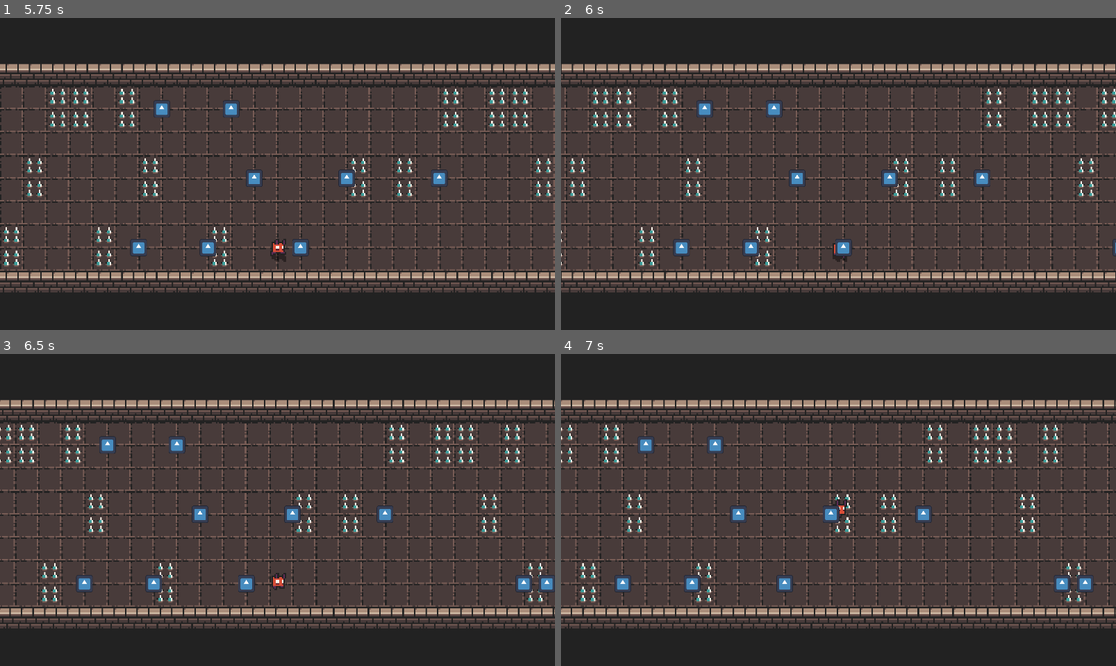
Above: before the commit, frames 1-4 (two rows, left to right).
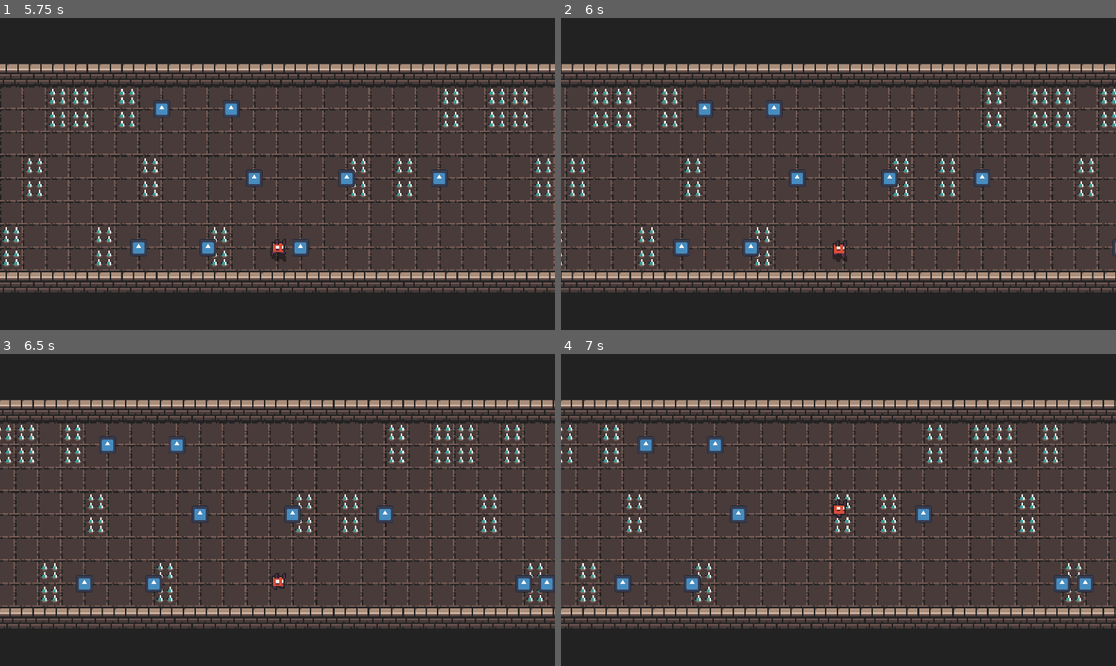
Above: after the commit, the same moments.

Repository: fericfl/escape-the-hell
Game: Godot game, scene res://Scenes/infinite_run.tscn
Two runs of this game, one before a commit and one after it. Both use one fixed random seed, a clock stepped at 60 frames per second and the inputs below. The engine's default icon, where the game draws it, is replaced by a stand-in: a white triangle on a blue panel in a dark square.
Inputs (mouse positions are in pixels of both pictures, inside the frame that each line leads up to):
- Up to frame 1 (5.75 s): move the mouse to (399, 158) at 0.52 s; hold D (move_right) 0.53-1.28 s; click (399, 158) at 0.6 s; tap Space (jump) at 0.77, 1.52, 3.02, 3.77, 4.52 s; move the mouse to (166, 189) at 1.27 s; hold S (change_lane_down) 1.28-2.03 s; click (166, 189) at 1.35 s; move the mouse to (333, 105) at 2.02 s; hold D (move_right) 2.03-2.78 s; click (333, 105) at 2.1 s; move the mouse to (249, 236) at 2.77 s; hold W (change_lane_up) 2.78-3.53 s; click (249, 236) at 2.85 s; move the mouse to (444, 220) at 3.52 s; hold A (move_left) 3.53-5.03 s; click (444, 220) at 3.6 s; move the mouse to (111, 127) at 4.27 s; click (111, 127) at 4.35 s; move the mouse to (305, 174) at 5.02 s; hold S (change_lane_down) from 5.03 s (still down); click (305, 174) at 5.1 s
- Up to frame 2 (6 s): move the mouse to (755, 96) at 5.77 s; release S (change_lane_down) at 5.78 s; hold D (move_right) from 5.78 s (still down); click (755, 96) at 5.85 s
- Up to frame 3 (6.5 s): keep holding D (move_right); tap Space (jump) at 6.02 s
- Up to frame 4 (7 s): move the mouse to (960, 494) at 6.52 s; release D (move_right) at 6.53 s; hold W (change_lane_up) from 6.53 s (still down); click (960, 494) at 6.6 s; tap Space (jump) at 6.77 s

Frame 1 is identical in both runs. In frame 2, 0.1% of the frame differs, in the area x 49-53%, y 70-77%; in frame 3, 0.1%; in frame 4, 0.2%, in the area x 38-51%, y 48-77%.

Commit message:
Started working to Astart pathing and other random fixes, made game inf

Diff:
--- a/Scenes/boss_room.tscn
+++ b/Scenes/boss_room.tscn
@@ -1,6 +1,7 @@
-[gd_scene load_steps=9 format=4 uid="uid://cspwlvc8phxbg"]
+[gd_scene load_steps=10 format=4 uid="uid://cspwlvc8phxbg"]
 
 [ext_resource type="PackedScene" uid="uid://cfb2i8pmf5k75" path="res://Scenes/player.tscn" id="1_0x2vs"]
+[ext_resource type="Script" uid="uid://bapy7uxxepswy" path="res://Scripts/boss_room.gd" id="1_q04ek"]
 [ext_resource type="PackedScene" uid="uid://dsde34qqy16lw" path="res://Scenes/boss.tscn" id="2_lu0rs"]
 [ext_resource type="Texture2D" uid="uid://ckafe35ri32ny" path="res://Assets/Sprites/TileMaps/atlas_floor-16x16.png" id="3_lu0rs"]
 [ext_resource type="Texture2D" uid="uid://dejbjos7ghuol" path="res://Assets/Sprites/TileMaps/atlas_walls_low-16x16.png" id="4_b2mui"]
@@ -132,6 +133,7 @@
 sources/0 = SubResource("TileSetAtlasSource_q04ek")
 
 [node name="boss_room" type="Node2D"]
+script = ExtResource("1_q04ek")
 
 [node name="Player" parent="." instance=ExtResource("1_0x2vs")]
 position = Vector2(162, 175)
--- a/Scenes/hidden_enemy.tscn
+++ b/Scenes/hidden_enemy.tscn
@@ -9,36 +9,34 @@
 [sub_resource type="RectangleShape2D" id="RectangleShape2D_gvqik"]
 size = Vector2(62, 58)
 
-[node name="Node2D" type="Node2D"]
-
-[node name="Hidden_Enemy" type="CharacterBody2D" parent="." node_paths=PackedStringArray("animation_player")]
+[node name="Hidden_Enemy" type="CharacterBody2D" node_paths=PackedStringArray("animation_player")]
 script = ExtResource("1_e41xn")
 animation_player = NodePath("AnimationPlayer")
 
-[node name="Sprite2D" type="Sprite2D" parent="Hidden_Enemy"]
+[node name="Sprite2D" type="Sprite2D" parent="."]
 texture_filter = 1
 texture = ExtResource("2_q5lws")
 hframes = 4
 frame = 2
 
-[node name="CollisionShape2D" type="CollisionShape2D" parent="Hidden_Enemy"]
+[node name="CollisionShape2D" type="CollisionShape2D" parent="."]
 position = Vector2(0, 4.5)
 shape = SubResource("RectangleShape2D_4ol07")
 
-[node name="RayCast2D" type="RayCast2D" parent="Hidden_Enemy"]
+[node name="RayCast2D" type="RayCast2D" parent="."]
 collide_with_areas = true
 
-[node name="LightAreaDetectorArea2D" type="Area2D" parent="Hidden_Enemy"]
+[node name="LightAreaDetectorArea2D" type="Area2D" parent="."]
 
-[node name="CollisionShape2D" type="CollisionShape2D" parent="Hidden_Enemy/LightAreaDetectorArea2D"]
+[node name="CollisionShape2D" type="CollisionShape2D" parent="LightAreaDetectorArea2D"]
 shape = SubResource("RectangleShape2D_gvqik")
 
-[node name="AwarenessArea2D" type="Area2D" parent="Hidden_Enemy"]
+[node name="AwarenessArea2D" type="Area2D" parent="."]
 visible = false
 
-[node name="CollisionShape2D" type="CollisionShape2D" parent="Hidden_Enemy/AwarenessArea2D"]
+[node name="CollisionShape2D" type="CollisionShape2D" parent="AwarenessArea2D"]
 shape = SubResource("RectangleShape2D_gvqik")
 
-[node name="AnimationPlayer" type="AnimationPlayer" parent="Hidden_Enemy"]
+[node name="AnimationPlayer" type="AnimationPlayer" parent="."]
 
-[node name="Timer" type="Timer" parent="Hidden_Enemy"]
+[node name="Timer" type="Timer" parent="."]
--- a/Scenes/infinite_run.tscn
+++ b/Scenes/infinite_run.tscn
@@ -6,7 +6,6 @@
 [ext_resource type="PackedScene" uid="uid://sh4hnbdaxm0j" path="res://Scenes/game_manager.tscn" id="4_ioilu"]
 [ext_resource type="PackedScene" uid="uid://cr17uii3iawqj" path="res://Scenes/endgame_scene.tscn" id="4_uxagy"]
 [ext_resource type="PackedScene" uid="uid://b2x6pjeh2mawp" path="res://Scenes/soul.tscn" id="5_kgx5n"]
-[ext_resource type="PackedScene" uid="uid://cspwlvc8phxbg" path="res://Scenes/boss_room.tscn" id="5_n41at"]
 
 [sub_resource type="TileSetAtlasSource" id="TileSetAtlasSource_uxagy"]
 texture = ExtResource("2_2yuk5")
@@ -180,15 +179,15 @@
 [node name="PlayerScroller" parent="." node_paths=PackedStringArray("tilemap") instance=ExtResource("2_q1u03")]
 position = Vector2(7, 141)
 endgame_scene = ExtResource("4_uxagy")
-boss_room = ExtResource("5_n41at")
 tilemap = NodePath("../Ground")
 
 [node name="GameManager" parent="." node_paths=PackedStringArray("tilemap", "player") groups=["Player"] instance=ExtResource("4_ioilu")]
 tilemap = NodePath("../Ground")
 player = NodePath("../PlayerScroller")
-soul_scene = ExtResource("5_kgx5n")
 SPIKE_SPAWN_CHANCE = 50
 
 [node name="Soul" parent="." instance=ExtResource("5_kgx5n")]
 
-[connection signal="collected" from="Soul" to="PlayerScroller" method="on_soul_collected"]
+[connection signal="score_threshold_reached" from="PlayerScroller" to="GameManager" method="_on_score_threshold_reached"]
+[connection signal="body_entered" from="Soul" to="Soul" method="_on_body_entered"]
+[connection signal="collected" from="Soul" to="PlayerScroller" method="_on_soul_collected"]
--- a/Scenes/light_maze.tscn
+++ b/Scenes/light_maze.tscn
@@ -526,5 +526,6 @@
 [node name="CanvasModulate" type="CanvasModulate" parent="."]
 color = Color(0.0509804, 0.0509804, 0.0509804, 1)
 
-[node name="Hidden_Enemy" parent="." instance=ExtResource("6_uafjb")]
+[node name="Hidden_Enemy" parent="." node_paths=PackedStringArray("player") instance=ExtResource("6_uafjb")]
 z_index = 2
+player = NodePath("../Player")
--- a/Scenes/paralax_background.tscn
+++ /dev/null
@@ -1,7 +0,0 @@
-[gd_scene format=3 uid="uid://cerlkoa853f5c"]
-
-[node name="Node2D" type="ParallaxBackground"]
-
-[node name="Sprite2D" type="Sprite2D" parent="."]
-
-[node name="ParallaxLayer" type="ParallaxLayer" parent="."]
--- a/Scenes/player_scroller.tscn
+++ b/Scenes/player_scroller.tscn
@@ -50,7 +50,7 @@
 animation_player = NodePath("AnimationPlayer")
 sprite = NodePath("Sprite2D")
 
-[node name="Shadow" type="Sprite2D" parent="."]
+[node name="Shadow" type="Sprite2D" parent="." groups=["Player"]]
 modulate = Color(0, 0, 0, 0.4)
 visibility_layer = 2
 texture_filter = 1
@@ -60,13 +60,10 @@
 
 [node name="Sprite2D" type="Sprite2D" parent="."]
 texture_filter = 1
-position = Vector2(-8, -8)
 texture = ExtResource("1_6mbfx")
-centered = false
 hframes = 4
 
 [node name="CollisionShape2D" type="CollisionShape2D" parent="."]
-position = Vector2(0.5, 1)
 shape = SubResource("RectangleShape2D_l1yfg")
 
 [node name="AnimationPlayer" type="AnimationPlayer" parent="."]
@@ -79,3 +76,8 @@
 drag_vertical_enabled = true
 drag_top_margin = 1.0
 drag_bottom_margin = 1.0
+
+[node name="Area2D" type="Area2D" parent="." groups=["Player"]]
+
+[node name="CollisionShape2D" type="CollisionShape2D" parent="Area2D" groups=["Player"]]
+shape = SubResource("RectangleShape2D_l1yfg")
--- a/Scenes/soul.tscn
+++ b/Scenes/soul.tscn
@@ -7,11 +7,9 @@
 size = Vector2(12, 12)
 
 [node name="Soul" type="Area2D" groups=["Player"]]
-collision_layer = 2
 script = ExtResource("1_jrtix")
 
 [node name="CollisionShape2D" type="CollisionShape2D" parent="."]
-light_mask = 2
 shape = SubResource("RectangleShape2D_dmpwr")
 
 [node name="Sprite2D" type="Sprite2D" parent="."]
--- /dev/null
+++ b/Scripts/astar_manager.gd
@@ -0,0 +1,29 @@
+extends Node
+
+class_name AStarManager
+
+var astar := AStar2D.new()
+var cell_size := Vector2(16,16)
+
+func build_from_maze(maze: Array, tilemap: TileMap):
+	astar.clear()
+	var point_id := 0
+	var pos_to_id := {}
+
+	for y in range(maze.size()):
+		for x in range(maze[y].size()):
+			if maze[y][x]:
+				var cell = Vector2i(x,y)
+				var world_pos = tilemap.map_to_world(cell) + tilemap.cell_size / 2
+				astar.add_point(point_id, world_pos)
+				pos_to_id[cell] = point_id
+				point_id += 1
+
+	for cell in pos_to_id.keys():
+		var id = pos_to_id[cell]
+		for offset in [Vector2i(0, -1), Vector2i(-1, 0), Vector2i(1, 0)]:
+			var neighbor = cell + offset
+			if pos_to_id.has(neighbor):
+				var neighbor_id = pos_to_id[neighbor]
+				if not astar.are_points_connected(id, neighbor_id):
+					astar.connect_points(id, neighbor_id)
--- a/Scripts/boss.gd
+++ b/Scripts/boss.gd
@@ -1,12 +1,14 @@
 extends CharacterBody2D
+
+signal boss_defeated
 
 @export var move_speed = 10
 @export var shoot_cooldown: float = 1.5
 @export var bullet_scene: PackedScene
-@export var infinite_run = "res://Scenes/infinite_run.tscn"
 @export var max_hits: int = 5
 @export var animation_player: AnimationPlayer
 
+var next_scene = preload("res://Scenes/infinite_run.tscn")
 var player: CharacterBody2D = null
 var shoot_timer: float = 0.0
 var current_hits: int = 0
@@ -49,8 +51,8 @@
 	is_dead = true
 	print("Boss defeated!")
 
+	emit_signal("boss_defeated")
 	queue_free()
-	get_tree().change_scene_to_file(infinite_run)
 
 
 func shoot_at_player():
--- /dev/null
+++ b/Scripts/boss_room.gd
@@ -0,0 +1,7 @@
+extends Node2D
+
+func _ready() -> void:
+	$Boss.connect("boss_defeated", self._on_boss_defeated)
+
+func _on_boss_defeated():
+	get_tree().change_scene_to_file("res://Scenes/infinite_run.tscn")
--- a/Scripts/game_manager.gd
+++ b/Scripts/game_manager.gd
@@ -2,9 +2,10 @@
 
 @export var tilemap: TileMapLayer
 @export var player: CharacterBody2D
-@export var soul_scene: PackedScene
 @export var SPAWN_DELAY_TILES = 5
 @export var SPIKE_SPAWN_CHANCE = 30
+
+var soul_scene = preload("res://Scenes/soul.tscn")
 
 const LAYER = 0
 const GROUND_TILE = Vector2i(0, 0)
@@ -19,6 +20,8 @@
 const GENERATE_DISTANCE = 40
 var last_generated_x = 0
 
+func _ready():
+	player.connect("score_threshold_reached", self._on_score_threshold_reached)
 
 func _process(_delta):
 	var player_local_pos = tilemap.to_local(player.global_position)
@@ -83,5 +86,9 @@
 
 				var soul = soul_scene.instantiate()
 				soul.global_position = soul_pixel_pos
-				soul.connect("collected", Callable(player, "on_soul_collected"))
+				soul.connect("collected", Callable(player, "_on_soul_collected"))
+				soul.connect("area_entered", Callable(soul, "_on_area_entered"))
 				add_child(soul)
+
+func _on_score_threshold_reached():
+	get_tree().change_scene_to_file("res://Scenes/light_maze.tscn")
--- a/Scripts/hidden_enemy.gd
+++ b/Scripts/hidden_enemy.gd
@@ -36,7 +36,7 @@
 			#print("I am Idle")
 			look_for_player()
 		State.HIDE:
-			print("I am Hiding")
+			#print("I am Hiding")
 			hide_behavior()
 		State.CHASE:
 			print("I am Chasing")
@@ -49,7 +49,7 @@
 	if can_see_player():
 		if get_nearby_ally_count() >= ally_radius:
 			state = State.CHASE
-			animation_player.play("alert")
+			#animation_player.play("alert")
 		else:
 			state = State.HIDE
 
@@ -57,27 +57,26 @@
 	var dir = (global_position - player.global_position).normalized()
 	velocity = dir * move_speed
 	move_and_slide()
-	animation_player.play("hide")
+	#animation_player.play("hide")
 
 func chase_player():
 	var dir = (player.global_position - global_position).normalized()
 	velocity = dir * move_speed
 	move_and_slide()
-	animation_player.play("run")
+	#animation_player.play("run")
 
 	if global_position.distance_to(player.global_position) <= attack_range:
 		state = State.ATTACK
 
 func attack_player():
 	velocity = Vector2.ZERO
-	animation_player.play("attack")
+	#animation_player.play("attack")
 
 	if global_position.distance_to(player.global_position) > attack_range:
 		state = State.CHASE
 
 func can_see_player() -> bool:
 	var direction = player.global_position - global_position
-	print(direction)
 	ray.target_position = direction
 	ray.force_raycast_update()
 	if not player:
--- a/Scripts/light_maze.gd
+++ b/Scripts/light_maze.gd
@@ -4,6 +4,7 @@
 @onready var wall_tilemap = $Walls
 @onready var floor_tilemap = $Floor
 
+var next_room = "res://Scenes/boss_room.tscn"
 var enemy_scene = preload("res://Scenes/hidden_enemy.tscn")
 const MAZE_SIZE = Vector2i(80,25)
 const FLOOR_TILES = [Vector2i(1,0), Vector2i(0,0), Vector2i(2,0), Vector2i(1,1)]
@@ -16,6 +17,9 @@
 
 var START_POS := Vector2i(1, MAZE_SIZE.y / 2)
 var END_POS := Vector2i(MAZE_SIZE.x - 2, MAZE_SIZE.y / 2)
+
+func _physics_process(_delta: float) -> void:
+	check_player_on_end_tile()
 
 func _ready():
 	randomize()
@@ -82,3 +86,10 @@
 			add_child(enemy)
 			print("Spanwned Enemy")
 			spawned += 1
+
+func check_player_on_end_tile():
+	var player_local_pos = floor_tilemap.to_local(player.global_position)
+	var player_tile_pos = floor_tilemap.local_to_map(player_local_pos)
+
+	if player_tile_pos == END_POS:
+		get_tree().change_scene_to_file(next_room)
--- a/Scripts/player.gd
+++ b/Scripts/player.gd
@@ -22,7 +22,10 @@
 var shoot_timer: float = 0.0
 var face_locked: bool = false
 
+
 func _ready():
+	await get_tree().process_frame
+	var is_in_boss_room = get_tree().current_scene
 	if $SlideTime is Timer:
 		$SlideTime.wait_time = slideCooldown
 		$SlideTime.one_shot = true
@@ -32,6 +35,8 @@
 		$FaceLockTime.one_shot = true
 	else:
 		push_error("SlideTime node is missing or not a Timer!")
+	if is_in_boss_room.scene_file_path.ends_with("boss_room.tscn"):
+		$PointLight2D.enabled = !$PointLight2D.enabled
 
 func _physics_process(_delta):
 	var input_dir = Vector2.ZERO
@@ -95,7 +100,7 @@
 
 	queue_free()
 	if endgame_scene != null:
-		#get_tree().quit()
+		get_tree().quit()
 		get_tree().change_scene_to_packed(endgame_scene)
 	else:
 		push_error("Endgame Scene not assigned!")
--- a/Scripts/player_scroller.gd
+++ b/Scripts/player_scroller.gd
@@ -1,4 +1,6 @@
 extends CharacterBody2D
+
+signal score_threshold_reached
 
 @export var NORMAL_SPEED = 50
 @export var SLOW_SPEED = 15
@@ -7,7 +9,6 @@
 @export var JUMP_DURATION = 0.5
 @export var score_threshold: int  = 500
 @export var endgame_scene: PackedScene
-@export var boss_room: PackedScene
 @export var animation_player: AnimationPlayer
 @export var sprite: Sprite2D
 @export var tilemap: TileMapLayer
@@ -26,10 +27,12 @@
 var souls = 0
 var score = 0
 var last_x = 0
+var score_threshold_reached_emitted = false
 
 func _ready():
 	position.y = LANES[current_lane]
 	target_y = position.y
+	$Area2D.connect("area_entered", Callable(self, "_on_area_entered"))
 
 
 func _physics_process(delta: float) -> void:
@@ -42,9 +45,9 @@
 	if moved_distance > 0:
 		score += moved_distance
 		last_x = int(global_position.x)
-	if score >= score_threshold:
-		get_tree().change_scene_to_packed(boss_room)
-
+	if score >= score_threshold and not score_threshold_reached_emitted:
+		emit_signal("score_threshold_reached")
+		score_threshold_reached_emitted = true
 	# Jump logic
 	if is_jumping:
 		jump_timer -= delta
@@ -117,7 +120,6 @@
 		did_hit_spike = false
 		current_speed = NORMAL_SPEED
 
-
-func on_soul_collected():
+func _on_area_entered(area: Area2D) -> void:
 	souls += 1
 	print("Souls: ", souls)
--- /dev/null
+++ b/Scripts/run_progress.gd
@@ -0,0 +1 @@
+extends Node
--- a/Scripts/soul.gd
+++ b/Scripts/soul.gd
@@ -2,12 +2,8 @@
 
 signal collected
 
-func _read():
-	print("I connected to signal")
-	connect("body_entered", Callable(self, "_on_body_entered"))
-
-func _on_body_entered(body):
+func _on_area_entered(area):
 	print("I am here")
-	if body.is_in_group("Player"):
-		collected.emit("collected")
+	if area.is_in_group("Player"):
+		emit_signal("collected")
 		queue_free()
--- a/project.godot
+++ b/project.godot
@@ -17,13 +17,14 @@
 
 [autoload]
 
-DiscordRPCLoader="*res://addons/discord-rpc-gd/nodes/discord_autoload.gd"
+RunProgress="*res://Scripts/run_progress.gd"
+AstarManager="*res://Scripts/astar_manager.gd"
 
 [display]
 
 window/size/viewport_width=1920
 window/size/viewport_height=1080
-window/stretch/aspect="expand"
+window/size/mode=2
 
 [editor_plugins]
 
Not shown: 1 places in Scenes/infinite_run.tscn that only renumber resources
Not shown, added: Scripts/astar_manager.gd.uid
Not shown, added: Scripts/boss_room.gd.uid
Not shown, added: Scripts/run_progress.gd.uid
Not shown, added: Scenes/boss.tscn230911082.tmp
Not shown, added: Scenes/boss.tscn254757142.tmp
